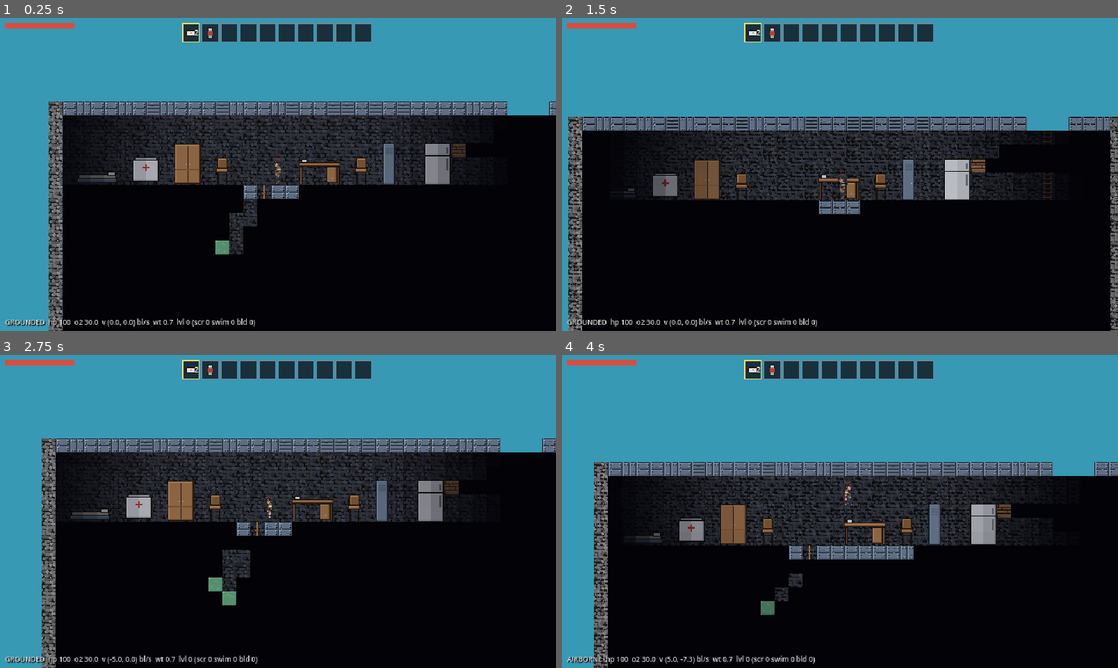
Above: before the commit, frames 1-4 (two rows, left to right).
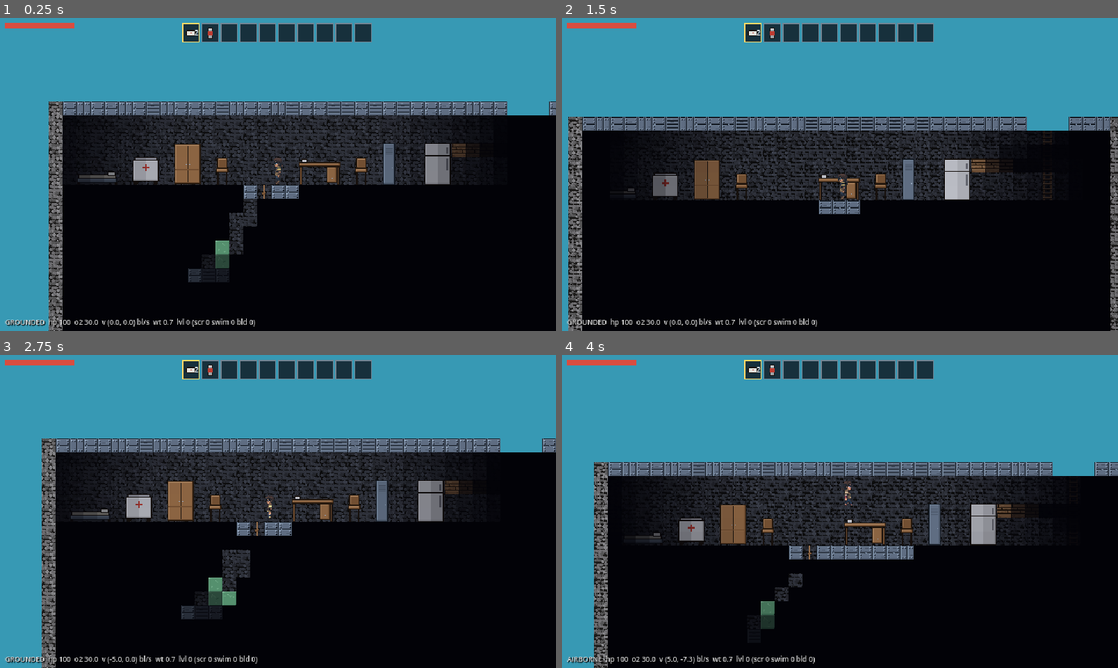
Above: after the commit, the same moments.

Repository: wilbur6689/SunkenCity
Game: Godot game, scene res://scenes/test/test_tower.tscn
The game is run twice, just before and just after one commit, with the same random seed, the same clock (stepped at 60 frames per second) and the same inputs.
Inputs (mouse positions are in pixels of both pictures, inside the frame that each line leads up to):
- Up to frame 1 (0.25 s): no input
- Up to frame 2 (1.5 s): tap Enter at 0.5 s; move the mouse to (962, 158) at 0.52 s; hold D (move_right) 0.53-1.25 s; hold C (crouch) 0.53-1.25 s; click (962, 158) at 0.67 s; tap Space (jump) at 0.77 s; drag from (728, 190) to (812, 237) at 1.27 s
- Up to frame 3 (2.75 s): move the mouse to (333, 442) at 2.02 s; hold A (move_left) from 2.03 s (still down); tap E (interact) at 2.1 s
- Up to frame 4 (4 s): release A (move_left) at 2.75 s; drag from (812, 574) to (673, 464) at 2.77 s; move the mouse to (1006, 558) at 3.52 s; press the mouse at (1006, 558) at 3.53 s; hold D (move_right) from 3.53 s (still down); tap Space (jump) at 3.77 s

The runs differ from the first frame. In frame 1, 0.3% of the frame differs, in the area x 33-86%, y 40-85%; in frame 2, less than 0.1%; in frame 3, 0.4%, in the area x 32-85%, y 40-85%; in frame 4, 0.2%.

Commit message:
Sight bleeds past obstacles; structure stays a full blackout
Raycast occlusion now distinguishes materials: stone walls and metal
slabs (building structure) zero the sight ray; wood and plastic cells
(shelves, crates, tables) multiply it by 0.45 per cell, so cover reads
dimly through and light bleeds around edges (the 1/4-block bilinear
overlay softens the rim). Closed doors still seal sight completely.
m2 smoke: +1 check (45).

Co-Authored-By: Claude Fable 5 <noreply@anthropic.com>
Claude-Session: https://claude.ai/code/session_01GxDZSizaHKPW71DMqToXjC

Diff:
--- a/scripts/constants.gd
+++ b/scripts/constants.gd
@@ -84,6 +84,7 @@
 const SIGHT_FULL_BLOCKS: float = 7.0  # full visibility inside this radius
 const SIGHT_FADE_PER_BLOCK: float = 1.5 # visibility lost per block beyond it (0 ≈ 17 blocks)
 const POWER_RADIUS_BLOCKS: float = 24.0 # a breaker powers wired lights within this range
+const OBSTACLE_SIGHT_TRANSMISSION: float = 0.45 # sight through a shelf/crate cell (structure = 0)
 const LIGHT_RECOMPUTE_TICKS: int = 3
 const BREAKER_CHECK_TICKS: int = 20   # flood-trip poll (WS-17)
 
--- a/scripts/test/m2_smoke.gd
+++ b/scripts/test/m2_smoke.gd
@@ -174,6 +174,14 @@
 	check(World.line_of_sight(player.global_position, Vector2i(20, 5)), "clear line of sight along the player's own floor")
 	check(not World.line_of_sight(player.global_position, Vector2i(16, 8)), "the floor slab blocks line of sight downward")
 	check(World.visibility_at(Vector2i(16, 8), player.global_position) == 0.0, "room below the floor stays hidden even in sight range")
+	# Obstacles (wood/plastic) only attenuate sight; structure blacks out.
+	player.inventory.add("wood_block", 2)
+	World.place_block("wood_block", Vector2i(14, 5))
+	World.place_block("wood_block", Vector2i(14, 4))
+	var behind := World.visibility_at(Vector2i(12, 4), player.global_position)
+	check(behind > 3.0 and behind < 12.0, "sight bleeds dimly past a wooden obstacle (%.1f)" % behind)
+	World.remove_block(Vector2i(14, 5))
+	World.remove_block(Vector2i(14, 4))
 	player.inventory.add("standing_lamp", 1)
 	World.place_object("standing_lamp", Vector2i(6, 11), true)
 	await ticks(10)
--- a/scripts/world/world.gd
+++ b/scripts/world/world.gd
@@ -61,23 +61,47 @@
 func light_at(cell: Vector2i) -> int:
 	return light_map.light_at(cell) if light_map != null else LightMap.MAX_LIGHT
 
-## Raycast from `from_pos` to the centre of `to_cell`, sampling the grid:
-## true if no solid cell (blocks, closed doors, slabs) lies between them.
-## The target cell itself never blocks, so exposed faces stay visible.
-func line_of_sight(from_pos: Vector2, to_cell: Vector2i) -> bool:
+## How much sight passes through a cell: 1.0 = clear, 0.0 = structure
+## (stone walls, metal slabs, closed doors — total blackout behind), and a
+## partial factor for obstacle materials (wood shelves, plastic crates) so
+## sight bleeds around and dimly through small cover.
+func sight_transparency_cell(cell: Vector2i) -> float:
+	var obj: WorldObject = object_cells.get(cell)
+	if obj != null and obj.is_solid():
+		return 0.0 # closed doors seal sight
+	if blocks.get_cell_source_id(cell) == -1:
+		return 1.0
+	var row := blocks.get_cell_atlas_coords(cell).y
+	if row == 0 or row == 2: # stone, metal = building structure
+		return 0.0
+	return Constants.OBSTACLE_SIGHT_TRANSMISSION # wood, plastic = obstacles
+
+## Raycast from `from_pos` to the centre of `to_cell`: the fraction of sight
+## surviving the path (each obstacle cell crossed attenuates; structure
+## zeroes it). The target cell itself never blocks its own visibility.
+func sight_transmission(from_pos: Vector2, to_cell: Vector2i) -> float:
 	var target := cell_center(to_cell)
 	var delta := target - from_pos
 	var dist := delta.length()
 	if dist < 1.0:
-		return true
+		return 1.0
+	var trans := 1.0
+	var last := cell_at(from_pos)
 	var steps := int(dist / (Constants.BLOCK_SIZE * 0.4)) + 1
 	for i in range(1, steps):
 		var c := cell_at(from_pos + delta * (float(i) / steps))
 		if c == to_cell:
 			break
-		if is_solid_cell(c):
-			return false
-	return true
+		if c == last:
+			continue
+		last = c
+		trans *= sight_transparency_cell(c)
+		if trans < 0.05:
+			return 0.0
+	return trans
+
+func line_of_sight(from_pos: Vector2, to_cell: Vector2i) -> bool:
+	return sight_transmission(from_pos, to_cell) > 0.01
 
 ## What a viewer at `viewer_pos` actually sees at `cell`. Fog of war applies
 ## only INSIDE buildings — marked by background walls (WS-20): there, a cell
@@ -95,11 +119,10 @@
 		cap = maxf(cap - (d - Constants.SIGHT_FULL_BLOCKS) * Constants.SIGHT_FADE_PER_BLOCK, 0.0)
 	if cap <= 0.0:
 		return 0.0
-	if not line_of_sight(viewer_pos, cell):
-		return 0.0
 	# In sight and in range = fully illuminated (the player sees what they
-	# look at); tile light remains for lamp accents and gameplay queries.
-	return cap
+	# look at), scaled by what survives obstacles along the ray; tile light
+	# remains for lamp accents and gameplay queries.
+	return cap * sight_transmission(viewer_pos, cell)
 
 func _gather_light_sources() -> Array:
 	var out := []
Not shown, changed: docs/MVP-checklist.md
